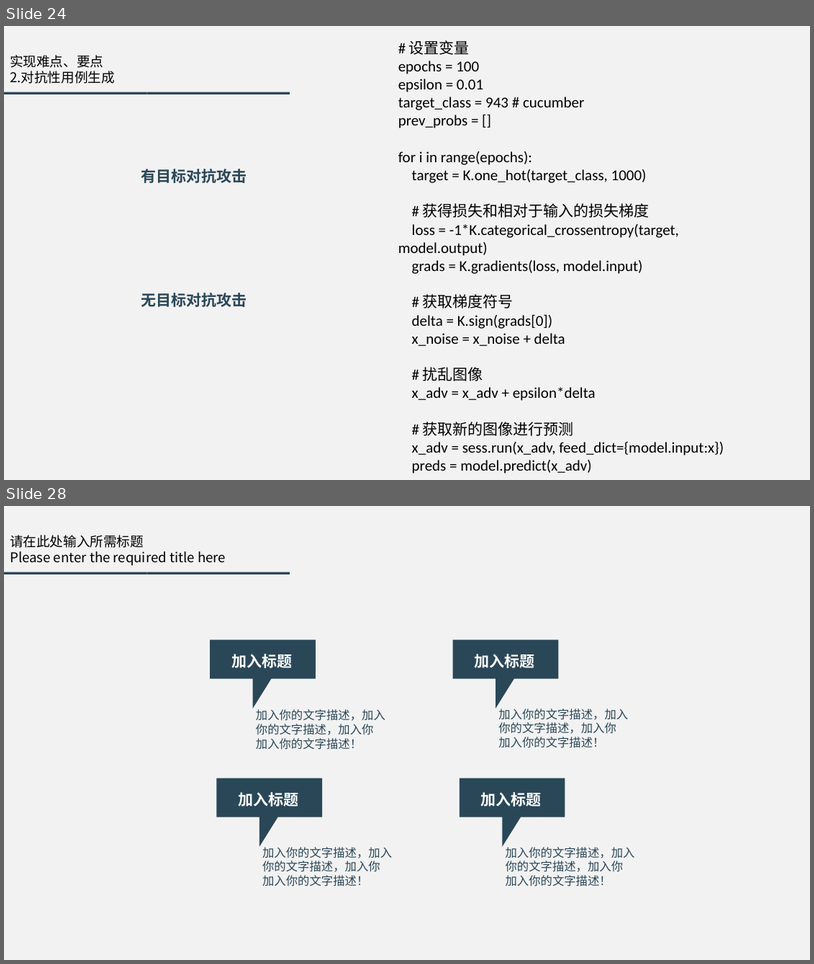
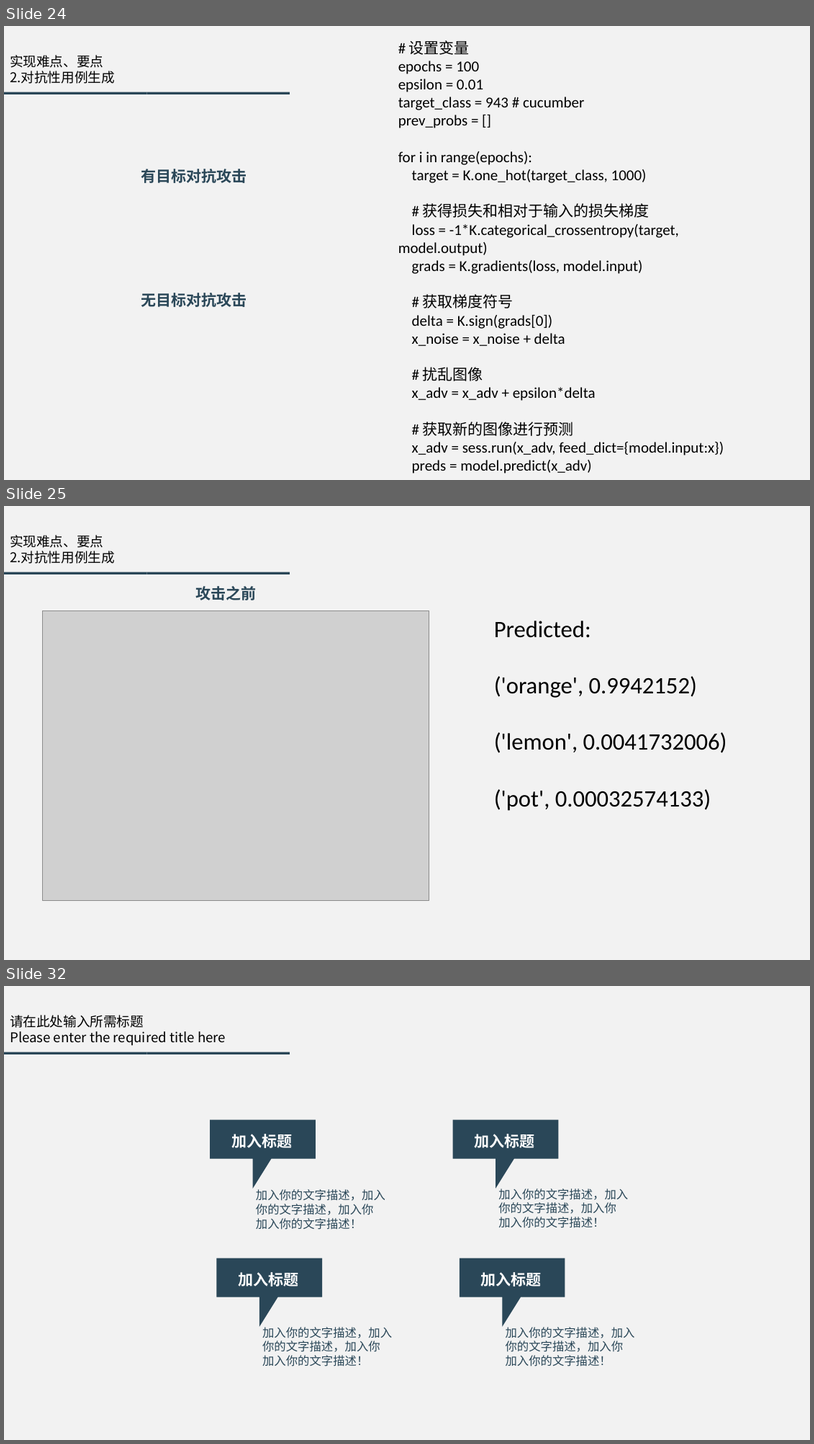
Before and after one commit to ChenZiHong-Gavin/Semantic-Equivalent-Adversarial-Data, a slide deck: doc/3. PPT/用于视觉问答的语义等效对抗性数据扩展.pptx. Shown one above the other, each under a label of ours: slides 24 and 28 before the commit, slides 24, 25 and 32 after it; the slides between them are not shown. The pictures are 814x964 and 814x1444 pixels, drawn with LibreOffice and Linux fonts; fonts in the diff are those of the drawing; grey boxes stand for pictures. Boxes give left, top, right and bottom in pixels: in the first picture for what was removed or moved away, otherwise in the second. Text is boxed around its words. In the diff, an @@ line names an element or a change of style, - is before the commit and + after.

```diff
--- a/doc/3. PPT/用于视觉问答的语义等效对抗性数据扩展.pptx
+++ b/doc/3. PPT/用于视觉问答的语义等效对抗性数据扩展.pptx
@@ slide 25 added at (4, 506, 810, 960), background #F2F2F2 @@
@@ group added at (4, 535, 290, 574): 2 rectangles, 2 texts @@
+实现难点、要点
+2.对抗性用例生成
@@ text added at (196, 586, 256, 600), 18 pt, text #2A4758, bold @@
+攻击之前
@@ picture added at (43, 610, 430, 901) @@
@@ text added at (494, 620, 728, 811), 28 pt, text #000000 @@
+Predicted:
+('orange', 0.9942152)
+('lemon', 0.0041732006)
+('pot', 0.00032574133)
@@ what was slide 28 is now slide 32 @@
```
Also in this commit, not shown: 3 slides changed, 2 other slides added, 6 other files.
